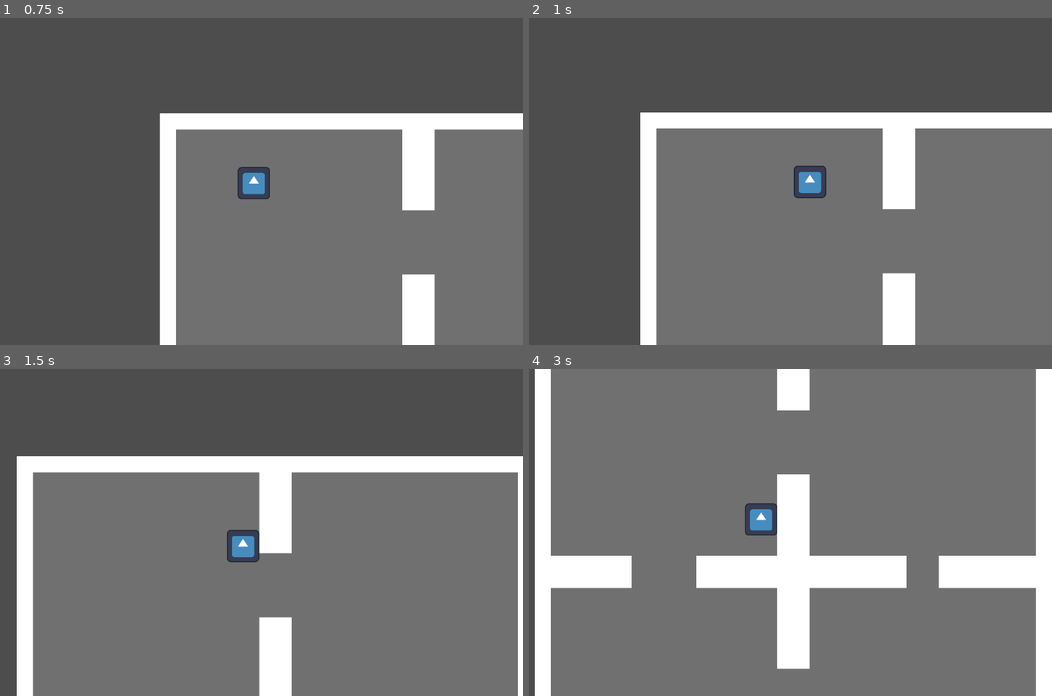
Above: before the commit, frames 1-4 (two rows, left to right).
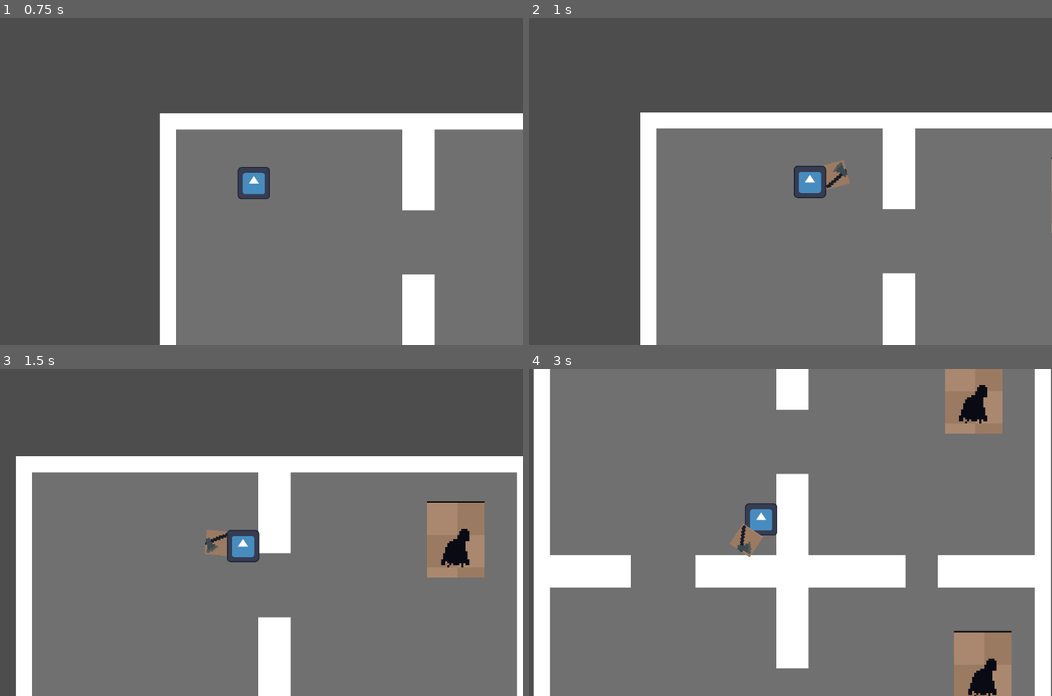
Above: after the commit, the same moments.

Repository: vyxul/Shadow-Eclipse
Game: Godot game, scene res://Scenes/Levels/Prison/PrisonLevel.tscn
The game is run twice, just before and just after one commit, with the same random seed, the same clock (stepped at 60 frames per second) and the same inputs. The engine's default icon, where the game draws it, is replaced by a stand-in: a white triangle on a blue panel in a dark square.
Inputs (mouse positions are in pixels of both pictures, inside the frame that each line leads up to):
- Up to frame 1 (0.75 s): move the mouse to (360, 165) at 0.52 s; hold D (right) from 0.53 s (still down); hold Shift (shift) from 0.53 s (still down)
- Up to frame 2 (1 s): keep holding D (right); keep holding Shift (shift); click (889, 165) at 0.8 s
- Up to frame 3 (1.5 s): move the mouse to (115, 548) at 1.27 s; release D (right) at 1.28 s; release Shift (shift) at 1.28 s; hold S (down) from 1.28 s (still down); click (115, 548) at 1.35 s
- Up to frame 4 (3 s): tap Shift (shift) at 1.55 s; move the mouse to (816, 460) at 2.02 s; release S (down) at 2.03 s; hold D (right) 2.03-2.78 s; hold Shift (shift) 2.03-2.78 s; click (816, 460) at 2.3 s; move the mouse to (732, 597) at 2.77 s; hold W (up) from 2.78 s (still down); click (732, 597) at 2.85 s

Frame 1 is identical in both runs. In frame 2, 0.3% of the frame differs, in the area x 56-100%, y 42-66%; in frame 3, 3.6%; in frame 4, 6.6%, in the area x 0-100%, y 0-100%.

Commit message:
Squashed commit of the following:
commit 632c8cafcbe35e75cc0f9b6b16ba1f5f4dd421d8
Merge: d724d28 9519f17
Author: vyxul <33010901+vyxul@users.noreply.github.com>
Date:   Tue Jan 16 12:38:52 2024 -0600

    Merge pull request #3 from vyxul/steven_player_melee_feature

    Steven player melee feature

commit 9519f1716d56633cc1fe350790ee24e3c101932d
Author: vyxul <stevendotran@gmail.com>
Date:   Mon Jan 15 19:35:58 2024 -0600

    Created player melee attack and hitbox component

commit 7f3be09dcdeea392f27d101a35fdb6849487f533
Author: vyxul <stevendotran@gmail.com>
Date:   Mon Jan 15 16:59:24 2024 -0600

    Created HurtboxComponent and added to bandit

commit a2e7e894830c266fb3b17ebe4efb1726ef83d861
Author: vyxul <stevendotran@gmail.com>
Date:   Mon Jan 15 16:30:40 2024 -0600

    Created HealthComponent and added it to enemy bandit

commit 9a1aadf74ca3e250e23556b714e32556c5b9bb8f
Author: vyxul <stevendotran@gmail.com>
Date:   Mon Jan 15 15:42:35 2024 -0600

    Created enemy bandit scene with collisions

Diff:
--- /dev/null
+++ b/Scenes/Components/health_component.gd
@@ -0,0 +1,26 @@
+extends Node
+class_name HealthComponent
+
+signal health_depleted
+signal health_lost
+
+@export var max_health_points: int = 1
+@export var current_health_points: int = 1
+
+
+func check_hp_in_range():
+	# forcibly set current_health_points to be within acceptable range
+	current_health_points = clamp(current_health_points, 0, max_health_points)
+
+	if current_health_points == 0:
+		health_depleted.emit()
+
+
+func damage(dmg: int):
+	if dmg <= 0:
+		return
+
+	current_health_points -= dmg
+	health_lost.emit()
+
+	check_hp_in_range()
--- /dev/null
+++ b/Scenes/Components/health_component.tscn
@@ -0,0 +1,6 @@
+[gd_scene load_steps=2 format=3 uid="uid://b25iseq2d0dnd"]
+
+[ext_resource type="Script" path="res://Scenes/Components/health_component.gd" id="1_1sq5j"]
+
+[node name="HealthComponent" type="Node"]
+script = ExtResource("1_1sq5j")
--- /dev/null
+++ b/Scenes/Components/hitbox_component.gd
@@ -0,0 +1,8 @@
+extends Area2D
+class_name HitboxComponent
+
+
+func _on_area_entered(area):
+	if area is HurtboxComponent:
+		var weapon_damage = owner.get_damage()
+		area.damage(weapon_damage)
--- /dev/null
+++ b/Scenes/Components/hitbox_component.tscn
@@ -0,0 +1,9 @@
+[gd_scene load_steps=2 format=3 uid="uid://dapjt02jspsb"]
+
+[ext_resource type="Script" path="res://Scenes/Components/hitbox_component.gd" id="1_v305o"]
+
+[node name="HitboxComponent" type="Area2D"]
+monitorable = false
+script = ExtResource("1_v305o")
+
+[connection signal="area_entered" from="." to="." method="_on_area_entered"]
--- /dev/null
+++ b/Scenes/Components/hurtbox_component.gd
@@ -0,0 +1,11 @@
+extends Area2D
+class_name HurtboxComponent
+
+@export var health_component : HealthComponent
+
+
+func damage(dmg: int):
+	if !health_component:
+		return
+
+	health_component.damage(dmg)
--- /dev/null
+++ b/Scenes/Components/hurtbox_component.tscn
@@ -0,0 +1,7 @@
+[gd_scene load_steps=2 format=3 uid="uid://ydmxubnmay2o"]
+
+[ext_resource type="Script" path="res://Scenes/Components/hurtbox_component.gd" id="1_oyfp6"]
+
+[node name="HurtboxComponent" type="Area2D"]
+monitoring = false
+script = ExtResource("1_oyfp6")
--- /dev/null
+++ b/Scenes/Enemies/enemy_bandit.gd
@@ -0,0 +1,14 @@
+extends CharacterBody2D
+
+@onready var health_component = $HealthComponent
+
+func _ready():
+	health_component.health_depleted.connect(on_health_depleted)
+
+
+func death():
+	queue_free()
+
+
+func on_health_depleted():
+	death()
--- /dev/null
+++ b/Scenes/Enemies/enemy_bandit.tscn
@@ -0,0 +1,41 @@
+[gd_scene load_steps=7 format=3 uid="uid://dimxkh5vbaxfx"]
+
+[ext_resource type="Texture2D" uid="uid://df6g8okbk54y" path="res://Assets/Art/Enemies/enemy_sprite_sheet.png" id="1_61gxk"]
+[ext_resource type="Script" path="res://Scenes/Enemies/enemy_bandit.gd" id="1_iaane"]
+[ext_resource type="PackedScene" uid="uid://b25iseq2d0dnd" path="res://Scenes/Components/health_component.tscn" id="2_qnwby"]
+[ext_resource type="PackedScene" uid="uid://ydmxubnmay2o" path="res://Scenes/Components/hurtbox_component.tscn" id="4_nn6pb"]
+
+[sub_resource type="CapsuleShape2D" id="CapsuleShape2D_4fmbg"]
+radius = 21.0
+height = 60.0
+
+[sub_resource type="CapsuleShape2D" id="CapsuleShape2D_c2tat"]
+radius = 28.0
+height = 72.0
+
+[node name="enemy_bandit" type="CharacterBody2D"]
+collision_layer = 4
+collision_mask = 3
+script = ExtResource("1_iaane")
+
+[node name="Sprite2D" type="Sprite2D" parent="."]
+texture = ExtResource("1_61gxk")
+hframes = 13
+vframes = 6
+frame = 4
+
+[node name="CollisionShape2D" type="CollisionShape2D" parent="."]
+position = Vector2(0, 22)
+shape = SubResource("CapsuleShape2D_4fmbg")
+
+[node name="HealthComponent" parent="." instance=ExtResource("2_qnwby")]
+
+[node name="HurtboxComponent" parent="." node_paths=PackedStringArray("health_component") instance=ExtResource("4_nn6pb")]
+collision_layer = 4
+collision_mask = 0
+health_component = NodePath("../HealthComponent")
+
+[node name="CollisionShape2D" type="CollisionShape2D" parent="HurtboxComponent"]
+position = Vector2(0, 22)
+shape = SubResource("CapsuleShape2D_c2tat")
+debug_color = Color(0.992157, 0, 0.235294, 0.419608)
--- a/Scenes/Levels/Prison/PrisonLevel.tscn
+++ b/Scenes/Levels/Prison/PrisonLevel.tscn
@@ -1,7 +1,8 @@
-[gd_scene load_steps=13 format=3 uid="uid://oticknl55wsx"]
+[gd_scene load_steps=14 format=3 uid="uid://oticknl55wsx"]
 
 [ext_resource type="PackedScene" uid="uid://cfngkauom0ub5" path="res://Scenes/Player/player_camera_2d.tscn" id="1_8rapg"]
 [ext_resource type="PackedScene" uid="uid://cf2x6amj6vpyd" path="res://Scenes/Player/player.tscn" id="1_r4tet"]
+[ext_resource type="PackedScene" uid="uid://dimxkh5vbaxfx" path="res://Scenes/Enemies/enemy_bandit.tscn" id="3_f07v3"]
 
 [sub_resource type="RectangleShape2D" id="RectangleShape2D_33pkm"]
 size = Vector2(1024, 32)
@@ -349,51 +350,67 @@
 offset_bottom = 64.0
 color = Color(0.439216, 0.439216, 0.439216, 1)
 
+[node name="MapCollisions" type="StaticBody2D" parent="."]
+collision_mask = 0
+
+[node name="CollisionShape2D" type="CollisionShape2D" parent="MapCollisions"]
+position = Vector2(512, 16)
+shape = SubResource("RectangleShape2D_33pkm")
+
+[node name="CollisionShape2D2" type="CollisionShape2D" parent="MapCollisions"]
+position = Vector2(512, 1008)
+shape = SubResource("RectangleShape2D_3q38y")
+
+[node name="CollisionShape2D3" type="CollisionShape2D" parent="MapCollisions"]
+position = Vector2(16, 512)
+shape = SubResource("RectangleShape2D_a2tyc")
+
+[node name="CollisionShape2D4" type="CollisionShape2D" parent="MapCollisions"]
+position = Vector2(1008, 512)
+shape = SubResource("RectangleShape2D_ecwms")
+
+[node name="CollisionShape2D5" type="CollisionShape2D" parent="MapCollisions"]
+position = Vector2(512, 96)
+shape = SubResource("RectangleShape2D_klxff")
+
+[node name="CollisionShape2D6" type="CollisionShape2D" parent="MapCollisions"]
+position = Vector2(512, 928)
+shape = SubResource("RectangleShape2D_6u5mt")
+
+[node name="CollisionShape2D7" type="CollisionShape2D" parent="MapCollisions"]
+position = Vector2(96, 512)
+shape = SubResource("RectangleShape2D_hmkfb")
+
+[node name="CollisionShape2D8" type="CollisionShape2D" parent="MapCollisions"]
+position = Vector2(896, 512)
+shape = SubResource("RectangleShape2D_f3vap")
+
+[node name="CollisionShape2D9" type="CollisionShape2D" parent="MapCollisions"]
+position = Vector2(528, 512)
+shape = SubResource("RectangleShape2D_08rsn")
+
+[node name="CollisionShape2D10" type="CollisionShape2D" parent="MapCollisions"]
+position = Vector2(512, 511.5)
+shape = SubResource("RectangleShape2D_i2vxt")
+
 [node name="Player_Camera2D" parent="." instance=ExtResource("1_8rapg")]
+
+[node name="Entities" type="Node" parent="."]
+
+[node name="Enemies" type="Node2D" parent="Entities"]
+
+[node name="enemy_bandit" parent="Entities/Enemies" instance=ExtResource("3_f07v3")]
+position = Vector2(164, 842)
+
+[node name="enemy_bandit2" parent="Entities/Enemies" instance=ExtResource("3_f07v3")]
+position = Vector2(871, 164)
+
+[node name="enemy_bandit3" parent="Entities/Enemies" instance=ExtResource("3_f07v3")]
+position = Vector2(889, 706)
+
+[node name="enemy_bandit4" parent="Entities/Enemies" instance=ExtResource("3_f07v3")]
+position = Vector2(694, 852)
 
 [node name="Player" parent="." instance=ExtResource("1_r4tet")]
 position = Vector2(127, 138)
 scale = Vector2(0.5, 0.5)
-
-[node name="MapCollisions" type="StaticBody2D" parent="."]
-collision_mask = 0
-
-[node name="CollisionShape2D" type="CollisionShape2D" parent="MapCollisions"]
-position = Vector2(512, 16)
-shape = SubResource("RectangleShape2D_33pkm")
-
-[node name="CollisionShape2D2" type="CollisionShape2D" parent="MapCollisions"]
-position = Vector2(512, 1008)
-shape = SubResource("RectangleShape2D_3q38y")
-
-[node name="CollisionShape2D3" type="CollisionShape2D" parent="MapCollisions"]
-position = Vector2(16, 512)
-shape = SubResource("RectangleShape2D_a2tyc")
-
-[node name="CollisionShape2D4" type="CollisionShape2D" parent="MapCollisions"]
-position = Vector2(1008, 512)
-shape = SubResource("RectangleShape2D_ecwms")
-
-[node name="CollisionShape2D5" type="CollisionShape2D" parent="MapCollisions"]
-position = Vector2(512, 96)
-shape = SubResource("RectangleShape2D_klxff")
-
-[node name="CollisionShape2D6" type="CollisionShape2D" parent="MapCollisions"]
-position = Vector2(512, 928)
-shape = SubResource("RectangleShape2D_6u5mt")
-
-[node name="CollisionShape2D7" type="CollisionShape2D" parent="MapCollisions"]
-position = Vector2(96, 512)
-shape = SubResource("RectangleShape2D_hmkfb")
-
-[node name="CollisionShape2D8" type="CollisionShape2D" parent="MapCollisions"]
-position = Vector2(896, 512)
-shape = SubResource("RectangleShape2D_f3vap")
-
-[node name="CollisionShape2D9" type="CollisionShape2D" parent="MapCollisions"]
-position = Vector2(528, 512)
-shape = SubResource("RectangleShape2D_08rsn")
-
-[node name="CollisionShape2D10" type="CollisionShape2D" parent="MapCollisions"]
-position = Vector2(512, 511.5)
-shape = SubResource("RectangleShape2D_i2vxt")
--- a/Scenes/Player/player.gd
+++ b/Scenes/Player/player.gd
@@ -4,9 +4,15 @@
 @export var player_speed: float = 500
 @export var run_speed_multiplier: float = 1.5
 
+@onready var marker_2d = $Marker2D
+@onready var sprite_2d = $Sprite2D
+@onready var player_melee_controller = $PlayerMeleeController
 
 func _physics_process(delta):
 	move(delta)
+
+	if Input.is_action_just_pressed("left_click"):
+		melee_attack()
 
 
 func move(delta: float):
@@ -24,3 +30,11 @@
 	velocity = velocity.lerp(target_velocity, 1 - exp(-delta * 5))
 
 	move_and_slide()
+
+
+func get_weapon_origin():
+	return marker_2d.global_position
+
+
+func melee_attack():
+	player_melee_controller.attack(sprite_2d)
--- a/Scenes/Player/player.tscn
+++ b/Scenes/Player/player.tscn
@@ -1,19 +1,25 @@
-[gd_scene load_steps=4 format=3 uid="uid://cf2x6amj6vpyd"]
+[gd_scene load_steps=5 format=3 uid="uid://cf2x6amj6vpyd"]
 
 [ext_resource type="Script" path="res://Scenes/Player/player.gd" id="1_n8ck6"]
 [ext_resource type="Texture2D" uid="uid://dl7m55vsr4oun" path="res://icon.svg" id="1_w7cit"]
+[ext_resource type="PackedScene" uid="uid://c41nwnahfi0b8" path="res://Scenes/Player/player_melee_controller.tscn" id="3_k76rs"]
 
 [sub_resource type="CapsuleShape2D" id="CapsuleShape2D_5t6u5"]
-radius = 64.0
-height = 128.0
+radius = 60.0
+height = 124.0
 
 [node name="Player" type="CharacterBody2D" groups=["player"]]
 collision_layer = 2
 collision_mask = 5
 script = ExtResource("1_n8ck6")
 
+[node name="Marker2D" type="Marker2D" parent="."]
+
 [node name="Sprite2D" type="Sprite2D" parent="."]
+y_sort_enabled = true
 texture = ExtResource("1_w7cit")
 
 [node name="CollisionShape2D" type="CollisionShape2D" parent="."]
 shape = SubResource("CapsuleShape2D_5t6u5")
+
+[node name="PlayerMeleeController" parent="." instance=ExtResource("3_k76rs")]
--- /dev/null
+++ b/Scenes/Player/player_melee_attack.gd
@@ -0,0 +1,31 @@
+extends Node2D
+
+const extension_range = 32
+
+var weapon_damage: int = 0
+
+
+#func _process(delta):
+	#set_attack_position()
+
+
+func set_damage(dmg: int):
+	weapon_damage = dmg
+
+
+func get_damage():
+	return weapon_damage
+
+
+func set_attack_position():
+	var player = get_tree().get_first_node_in_group("player")
+	var player_position = player.get_weapon_origin() as Vector2
+	var weapon_direction = player_position.direction_to(get_global_mouse_position())
+	var weapon_position = player_position + (weapon_direction * extension_range)
+	var weapon_angle = weapon_direction.angle()
+	global_position = weapon_position
+	rotation = weapon_angle + (PI/2)
+
+func attack():
+	set_attack_position()
+	$AnimationPlayer.play("attack")
--- /dev/null
+++ b/Scenes/Player/player_melee_attack.tscn
@@ -0,0 +1,157 @@
+[gd_scene load_steps=8 format=3 uid="uid://d3kdick4nptqw"]
+
+[ext_resource type="Script" path="res://Scenes/Player/player_melee_attack.gd" id="1_0mfji"]
+[ext_resource type="Texture2D" uid="uid://df6g8okbk54y" path="res://Assets/Art/Enemies/enemy_sprite_sheet.png" id="1_hxcgv"]
+[ext_resource type="PackedScene" uid="uid://dapjt02jspsb" path="res://Scenes/Components/hitbox_component.tscn" id="2_ta3j6"]
+
+[sub_resource type="Animation" id="Animation_tciyv"]
+length = 0.001
+tracks/0/type = "value"
+tracks/0/imported = false
+tracks/0/enabled = true
+tracks/0/path = NodePath("Sprite2D:position")
+tracks/0/interp = 1
+tracks/0/loop_wrap = true
+tracks/0/keys = {
+"times": PackedFloat32Array(0),
+"transitions": PackedFloat32Array(1),
+"update": 0,
+"values": [Vector2(0, 0)]
+}
+tracks/1/type = "value"
+tracks/1/imported = false
+tracks/1/enabled = true
+tracks/1/path = NodePath("Sprite2D:rotation")
+tracks/1/interp = 1
+tracks/1/loop_wrap = true
+tracks/1/keys = {
+"times": PackedFloat32Array(0),
+"transitions": PackedFloat32Array(1),
+"update": 0,
+"values": [0.0]
+}
+tracks/2/type = "value"
+tracks/2/imported = false
+tracks/2/enabled = true
+tracks/2/path = NodePath("HitboxComponent/CollisionShape2D:position")
+tracks/2/interp = 1
+tracks/2/loop_wrap = true
+tracks/2/keys = {
+"times": PackedFloat32Array(0),
+"transitions": PackedFloat32Array(1),
+"update": 0,
+"values": [Vector2(0, -18.5)]
+}
+tracks/3/type = "value"
+tracks/3/imported = false
+tracks/3/enabled = true
+tracks/3/path = NodePath("HitboxComponent/CollisionShape2D:disabled")
+tracks/3/interp = 1
+tracks/3/loop_wrap = true
+tracks/3/keys = {
+"times": PackedFloat32Array(0),
+"transitions": PackedFloat32Array(1),
+"update": 1,
+"values": [true]
+}
+
+[sub_resource type="Animation" id="Animation_f5biy"]
+resource_name = "attack"
+length = 0.31
+step = 0.05
+tracks/0/type = "value"
+tracks/0/imported = false
+tracks/0/enabled = true
+tracks/0/path = NodePath("Sprite2D:position")
+tracks/0/interp = 2
+tracks/0/loop_wrap = true
+tracks/0/keys = {
+"times": PackedFloat32Array(0, 0.15, 0.3),
+"transitions": PackedFloat32Array(1, 1, 1),
+"update": 0,
+"values": [Vector2(80, 0), Vector2(0, -40), Vector2(-80, 0)]
+}
+tracks/1/type = "value"
+tracks/1/imported = false
+tracks/1/enabled = true
+tracks/1/path = NodePath("Sprite2D:rotation")
+tracks/1/interp = 2
+tracks/1/loop_wrap = true
+tracks/1/keys = {
+"times": PackedFloat32Array(0, 0.15, 0.3),
+"transitions": PackedFloat32Array(1, 1, 1),
+"update": 0,
+"values": [0.785398, 0.0, -0.523599]
+}
+tracks/2/type = "method"
+tracks/2/imported = false
+tracks/2/enabled = true
+tracks/2/path = NodePath(".")
+tracks/2/interp = 1
+tracks/2/loop_wrap = true
+tracks/2/keys = {
+"times": PackedFloat32Array(0.31),
+"transitions": PackedFloat32Array(1),
+"values": [{
+"args": [],
+"method": &"queue_free"
+}]
+}
+tracks/3/type = "value"
+tracks/3/imported = false
+tracks/3/enabled = true
+tracks/3/path = NodePath("HitboxComponent/CollisionShape2D:position")
+tracks/3/interp = 1
+tracks/3/loop_wrap = true
+tracks/3/keys = {
+"times": PackedFloat32Array(0, 0.15, 0.3),
+"transitions": PackedFloat32Array(1, 1, 1),
+"update": 0,
+"values": [Vector2(100, -18.5), Vector2(0, -18.5), Vector2(-97, -18.5)]
+}
+tracks/4/type = "value"
+tracks/4/imported = false
+tracks/4/enabled = true
+tracks/4/path = NodePath("HitboxComponent/CollisionShape2D:disabled")
+tracks/4/interp = 1
+tracks/4/loop_wrap = true
+tracks/4/keys = {
+"times": PackedFloat32Array(0),
+"transitions": PackedFloat32Array(1),
+"update": 1,
+"values": [false]
+}
+
+[sub_resource type="AnimationLibrary" id="AnimationLibrary_sjqev"]
+_data = {
+"RESET": SubResource("Animation_tciyv"),
+"attack": SubResource("Animation_f5biy")
+}
+
+[sub_resource type="RectangleShape2D" id="RectangleShape2D_vqb8e"]
+size = Vector2(96, 133)
+
+[node name="PlayerMeleeAttack" type="Node2D"]
+y_sort_enabled = true
+script = ExtResource("1_0mfji")
+
+[node name="Sprite2D" type="Sprite2D" parent="."]
+scale = Vector2(1.5, 1.5)
+texture = ExtResource("1_hxcgv")
+hframes = 23
+vframes = 14
+frame = 284
+
+[node name="AnimationPlayer" type="AnimationPlayer" parent="."]
+libraries = {
+"": SubResource("AnimationLibrary_sjqev")
+}
+
+[node name="HitboxComponent" parent="." instance=ExtResource("2_ta3j6")]
+collision_layer = 8
+collision_mask = 4
+
+[node name="CollisionShape2D" type="CollisionShape2D" parent="HitboxComponent"]
+position = Vector2(0, -18.5)
+shape = SubResource("RectangleShape2D_vqb8e")
+disabled = true
--- /dev/null
+++ b/Scenes/Player/player_melee_controller.gd
@@ -0,0 +1,11 @@
+extends Node
+
+@onready var player_melee_attack = preload("res://Scenes/Player/player_melee_attack.tscn")
+
+@export var weapon_damage: int = 1
+
+func attack(player_sprite: Node):
+	var player_melee_attack_instance = player_melee_attack.instantiate()
+	player_sprite.add_child(player_melee_attack_instance)
+	player_melee_attack_instance.set_damage(weapon_damage)
+	player_melee_attack_instance.attack()
--- /dev/null
+++ b/Scenes/Player/player_melee_controller.tscn
@@ -0,0 +1,6 @@
+[gd_scene load_steps=2 format=3 uid="uid://c41nwnahfi0b8"]
+
+[ext_resource type="Script" path="res://Scenes/Player/player_melee_controller.gd" id="1_y7ety"]
+
+[node name="PlayerMeleeController" type="Node"]
+script = ExtResource("1_y7ety")
--- a/project.godot
+++ b/project.godot
@@ -17,8 +17,8 @@
 
 [display]
 
-window/size/window_width_override=1728
-window/size/window_height_override=972
+window/size/window_width_override=1152
+window/size/window_height_override=648
 window/stretch/mode="viewport"
 
 [input]
@@ -48,12 +48,19 @@
 "events": [Object(InputEventKey,"resource_local_to_scene":false,"resource_name":"","device":-1,"window_id":0,"alt_press …(182 unchanged characters)…
 ]
 }
+left_click={
+"deadzone": 0.5,
+"events": [Object(InputEventMouseButton,"resource_local_to_scene":false,"resource_name":"","device":-1,"window_id":0,"alt_pressed":false,"shift_pressed":false,"ctrl_pressed":false,"meta_pressed":false,"button_mask":1,"position":Vector2(170, 8),"global_position":Vector2(174, 49),"factor":1.0,"button_index":1,"canceled":false,"pressed":true,"double_click":false,"script":null)
+]
+}
 
 [layer_names]
 
 2d_physics/layer_1="world"
 2d_physics/layer_2="player"
 2d_physics/layer_3="enemy"
+2d_physics/layer_4="player weapon"
+2d_physics/layer_5="enemy weapon"
 
 [rendering]
 
Binary file added: Assets/Art/Enemies/enemy_sprite_sheet.png
Not shown, added: Assets/Art/Enemies/enemy_sprite_sheet.png.import
